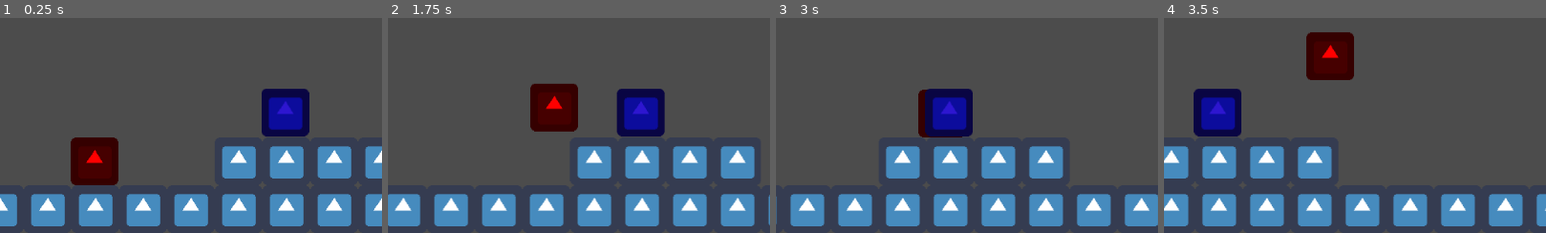
Above: before the commit, frames 1-4 (left to right).
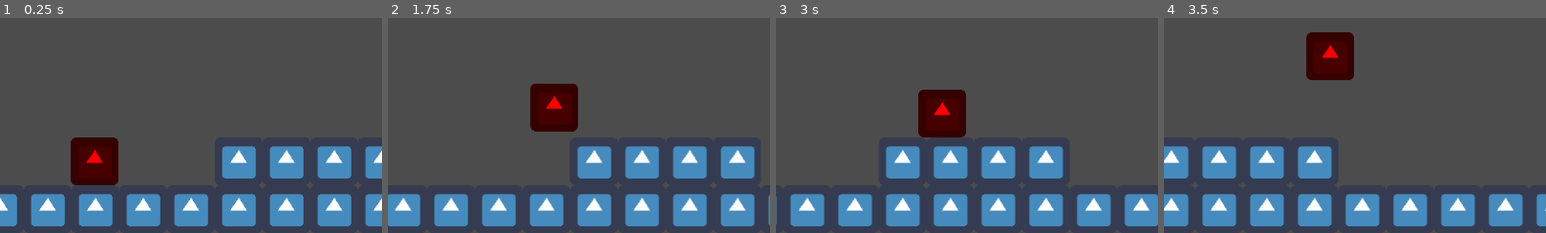
Above: after the commit, the same moments.

Repository: KavehNejad/Hack-2023
Game: Godot game, scene res://src/scenes/Tutorial level.tscn
Same seed, same stepped clock (60 frames per second), same inputs: the game is played once before the commit and once after it. The engine's default icon, where the game draws it, is replaced by a stand-in: a white triangle on a blue panel in a dark square.
Inputs:
- Up to frame 1 (0.25 s): no input
- Up to frame 2 (1.75 s): tap Enter at 0.5 s; hold Right (right) from 0.53 s (still down); tap F (game_mode_switch) at 0.6, 1.35 s; tap Up (jump) at 0.77, 1.52 s; tap Space at 1.25 s
- Up to frame 3 (3 s): release Right (right) at 2.03 s; hold A (left) 2.03-2.78 s; tap F (game_mode_switch) at 2.1, 2.85 s; tap Enter at 2.75 s; hold Right (right) from 2.78 s (still down)
- Up to frame 4 (3.5 s): keep holding Right (right); tap Up (jump) at 3.02 s
The pictures show only the part of the screen within x 28-78%, y 50-100%; the shares and areas given below are measured in that part.

The runs differ from the first frame. In frame 1, 2.8% of the frame differs, in the area x 68-81%, y 32-56%; in frame 2, 2.8%, in the area x 59-73%, y 32-56%; in frame 3, 2.8%; in frame 4, 2.8%.

Commit message:
Needs Key

Diff:
--- /dev/null
+++ b/super-tetris-world/assets/tilesets/default.tres
@@ -0,0 +1,29 @@
+[gd_resource type="TileSet" load_steps=3 format=2]
+
+[ext_resource path="res://assets/images/icon.png" type="Texture" id=1]
+
+[sub_resource type="ConvexPolygonShape2D" id=3]
+points = PoolVector2Array( 64, 64, 0, 64, 0, 0, 64, 0 )
+
+[resource]
+0/name = "icon.png 0"
+0/texture = ExtResource( 1 )
+0/tex_offset = Vector2( 0, 0 )
+0/modulate = Color( 1, 1, 1, 1 )
+0/region = Rect2( 0, 0, 64, 64 )
+0/tile_mode = 0
+0/occluder_offset = Vector2( 0, 0 )
+0/navigation_offset = Vector2( 0, 0 )
+0/shape_offset = Vector2( 0, 0 )
+0/shape_transform = Transform2D( 1, 0, 0, 1, 0, 0 )
+0/shape = SubResource( 3 )
+0/shape_one_way = false
+0/shape_one_way_margin = 1.0
+0/shapes = [ {
+"autotile_coord": Vector2( 0, 0 ),
+"one_way": false,
+"one_way_margin": 1.0,
+"shape": SubResource( 3 ),
+"shape_transform": Transform2D( 1, 0, 0, 1, 0, 0 )
+} ]
+0/z_index = 0
--- /dev/null
+++ b/super-tetris-world/src/scenes/LevelOne.tscn
@@ -0,0 +1,25 @@
+[gd_scene load_steps=6 format=2]
+
+[ext_resource path="res://assets/tilesets/default.tres" type="TileSet" id=1]
+[ext_resource path="res://src/scenes/Player.tscn" type="PackedScene" id=2]
+[ext_resource path="res://src/scripts/world.gd" type="Script" id=3]
+[ext_resource path="res://src/scenes/exit_portal.tscn" type="PackedScene" id=4]
+[ext_resource path="res://src/scenes/flag.tscn" type="PackedScene" id=5]
+
+[node name="LevelOne" type="Node"]
+script = ExtResource( 3 )
+
+[node name="Player" parent="." instance=ExtResource( 2 )]
+position = Vector2( 416, 480 )
+
+[node name="TileMap" type="TileMap" parent="."]
+tile_set = ExtResource( 1 )
+format = 1
+tile_data = PoolIntArray( 196638, 0, 0, 196639, 0, 0, 196640, 0, 0, 196641, 0, 0, 262159, 0, 0, 262160, 0, 0, 262161, 0, 0, 327695, 0, 0, 393231, 0, 0, 458767, 0, 0, 524288, 0, 0, 524289, 0, 0, 524290, 0, 0, 524291, 0, 0, 524292, 0, 0, 524293, 0, 0, 524294, 0, 0, 524295, 0, 0, 524296, 0, 0, 524297, 0, 0, 524298, 0, 0, 524299, 0, 0, 524300, 0, 0, 524301, 0, 0, 524302, 0, 0, 524303, 0, 0, 524314, 0, 0, 524315, 0, 0, 524316, 0, 0, 524317, 0, 0, 524318, 0, 0, 524319, 0, 0, 524320, 0, 0, 524321, 0, 0, 524322, 0, 0, 524323, 0, 0, 524324, 0, 0, 524325, 0, 0, 524326, 0, 0, 524327, 0, 0, 524328, 0, 0, 524329, 0, 0, 524330, 0, 0, 524331, 0, 0, 524332, 0, 0, 524333, 0, 0, 524334, 0, 0 )
+
+[node name="exit_portal" parent="." instance=ExtResource( 4 )]
+position = Vector2( 2849.93, 475.46 )
+needs_flag = true
+
+[node name="flag" parent="." instance=ExtResource( 5 )]
+position = Vector2( 2018.05, 158.367 )
--- a/super-tetris-world/src/scenes/Tutorial level.tscn
+++ b/super-tetris-world/src/scenes/Tutorial level.tscn
@@ -1,35 +1,10 @@
-[gd_scene load_steps=7 format=2]
+[gd_scene load_steps=6 format=2]
 
-[ext_resource path="res://assets/images/icon.png" type="Texture" id=1]
+[ext_resource path="res://assets/tilesets/default.tres" type="TileSet" id=1]
 [ext_resource path="res://src/scenes/Player.tscn" type="PackedScene" id=2]
 [ext_resource path="res://src/scripts/world.gd" type="Script" id=3]
 [ext_resource path="res://src/scenes/Checkpoint.tscn" type="PackedScene" id=4]
-
-[sub_resource type="ConvexPolygonShape2D" id=1]
-points = PoolVector2Array( 64, 64, 0, 64, 0, 0, 64, 0 )
-
-[sub_resource type="TileSet" id=2]
-0/name = "icon.png 0"
-0/texture = ExtResource( 1 )
-0/tex_offset = Vector2( 0, 0 )
-0/modulate = Color( 1, 1, 1, 1 )
-0/region = Rect2( 0, 0, 64, 64 )
-0/tile_mode = 0
-0/occluder_offset = Vector2( 0, 0 )
-0/navigation_offset = Vector2( 0, 0 )
-0/shape_offset = Vector2( 0, 0 )
-0/shape_transform = Transform2D( 1, 0, 0, 1, 0, 0 )
-0/shape = SubResource( 1 )
-0/shape_one_way = false
-0/shape_one_way_margin = 1.0
-0/shapes = [ {
-"autotile_coord": Vector2( 0, 0 ),
-"one_way": false,
-"one_way_margin": 1.0,
-"shape": SubResource( 1 ),
-"shape_transform": Transform2D( 1, 0, 0, 1, 0, 0 )
-} ]
-0/z_index = 0
+[ext_resource path="res://src/scenes/exit_portal.tscn" type="PackedScene" id=5]
 
 [node name="Tutorial level" type="Node"]
 script = ExtResource( 3 )
@@ -39,13 +14,13 @@
 
 [node name="TileMap" type="TileMap" parent="."]
 position = Vector2( 1, 0 )
-tile_set = SubResource( 2 )
+tile_set = ExtResource( 1 )
 collision_use_kinematic = true
 format = 1
-tile_data = PoolIntArray( 262186, 0, 0, 262187, 0, 0, 262188 …(897 unchanged characters)…  0, 0, 524332, 0, 0, 524333, 0, 0, 524338, 2, 0, 524339, 2, 0, 524340, 2, 0, 524341, 2, 0, 524342, 2, 0, 524343, 2, 0, 524344, 2, 0, 524345, 2, 0, 524359, 2, 0, 524360, 2, 0, 524361, 2, 0, 524362, …(190 unchanged characters)…
+tile_data = PoolIntArray( 262186, 0, 0, 262187, 0, 0, 262188 …(897 unchanged characters)…  0, 0, 524332, 0, 0, 524333, 0, 0, 524334, 0, 0, 524335, 0, 0, 524336, 0, 0, 524337, 0, 0, 524338, 0, 0, 524339, 0, 0, 524340, 0, 0, 524341, 0, 0, 524342, 0, 0, 524343, 0, 0, 524353, 0, 0, 524354, 0, 0, 524355, 0, 0, 524356, 0, 0, 524357, 0, 0, 524358, 0, 0, 524359, 0, 0, 524360, 2, 0, 524361, 2, 0, 524362, …(190 unchanged characters)…
 
 [node name="Checkpoint" parent="." instance=ExtResource( 4 )]
-position = Vector2( 2049.15, 477.658 )
+position = Vector2( 3233.35, 477.658 )
 
-[node name="Checkpoint2" parent="." instance=ExtResource( 4 )]
-position = Vector2( 671.538, 414.514 )
+[node name="exit_portal" parent="." instance=ExtResource( 5 )]
+position = Vector2( 4510.48, 473.122 )
--- /dev/null
+++ b/super-tetris-world/src/scenes/exit_portal.tscn
@@ -0,0 +1,17 @@
+[gd_scene load_steps=4 format=2]
+
+[ext_resource path="res://assets/images/icon.png" type="Texture" id=1]
+[ext_resource path="res://src/scripts/exit_portal.gd" type="Script" id=2]
+
+[sub_resource type="RectangleShape2D" id=1]
+extents = Vector2( 31.2738, 32.7285 )
+
+[node name="exit_portal" type="Area2D"]
+script = ExtResource( 2 )
+
+[node name="Sprite" type="Sprite" parent="."]
+modulate = Color( 0.0352941, 0.576471, 0.0666667, 1 )
+texture = ExtResource( 1 )
+
+[node name="CollisionShape2D" type="CollisionShape2D" parent="."]
+shape = SubResource( 1 )
--- /dev/null
+++ b/super-tetris-world/src/scenes/flag.tscn
@@ -0,0 +1,19 @@
+[gd_scene load_steps=4 format=2]
+
+[ext_resource path="res://assets/images/icon.png" type="Texture" id=1]
+[ext_resource path="res://src/scripts/flag.gd" type="Script" id=2]
+
+[sub_resource type="RectangleShape2D" id=1]
+extents = Vector2( 33.1263, 32.7611 )
+
+[node name="flag" type="Area2D"]
+script = ExtResource( 2 )
+
+[node name="Sprite" type="Sprite" parent="."]
+modulate = Color( 0.956863, 0.964706, 0.0313726, 1 )
+position = Vector2( 0, -2.24493 )
+texture = ExtResource( 1 )
+
+[node name="CollisionShape2D" type="CollisionShape2D" parent="."]
+position = Vector2( 0, -2.52269 )
+shape = SubResource( 1 )
--- a/super-tetris-world/src/scripts/Global.gd
+++ b/super-tetris-world/src/scripts/Global.gd
@@ -4,3 +4,6 @@
 var has_lost = false
 var tile_size = 64
 var game_mode = 'Platformer' # or Tetris
+
+func load_next_scene():
+	get_tree().change_scene("res://src/scenes/LevelOne.tscn")
--- /dev/null
+++ b/super-tetris-world/src/scripts/exit_portal.gd
@@ -0,0 +1,10 @@
+extends Area2D
+
+export(bool) var needs_flag = false
+
+func _process(delta):
+	for body in get_overlapping_bodies():
+		if body.is_in_group('Player'):
+			if needs_flag && !get_parent().has_flag:
+				return
+			Global.load_next_scene()
--- /dev/null
+++ b/super-tetris-world/src/scripts/flag.gd
@@ -0,0 +1,8 @@
+extends Area2D
+
+
+func _process(delta):
+	for body in get_overlapping_bodies():
+		if body.is_in_group('Player'):
+			get_parent().has_flag = true
+			queue_free()
--- a/super-tetris-world/src/scripts/world.gd
+++ b/super-tetris-world/src/scripts/world.gd
@@ -1,4 +1,6 @@
 extends Node
+
+var has_flag = false
 
 var set_up_blocks_script = load("res://src/scripts/set_up_block_types.gd").new()
 var shape_scene = preload("res://src/scenes/shape.tscn")
